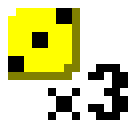
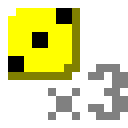
Layered file, before and after one edit (128x128). Changes by layer:
painted on "RollDice3.bmp" over (48, 64, 128, 120)
